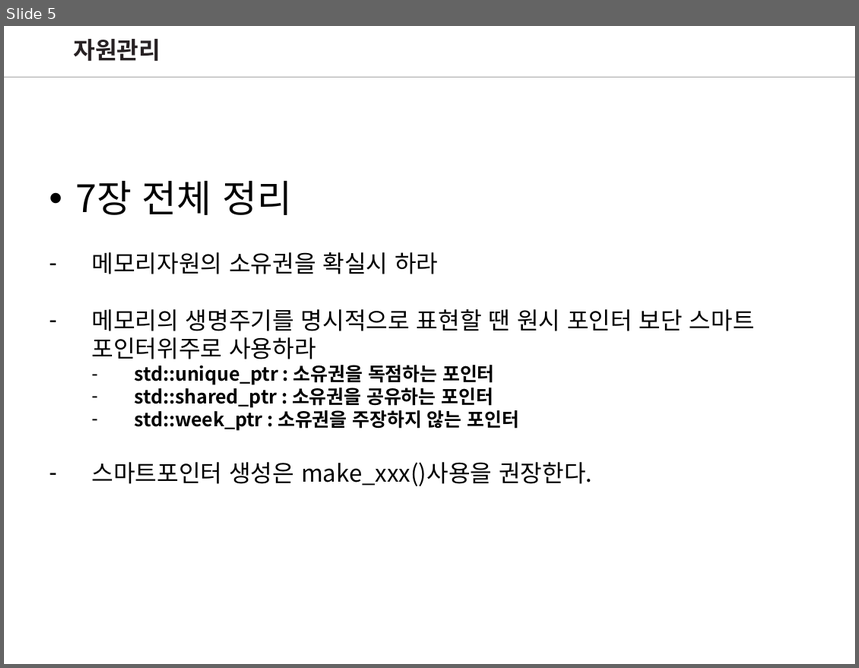
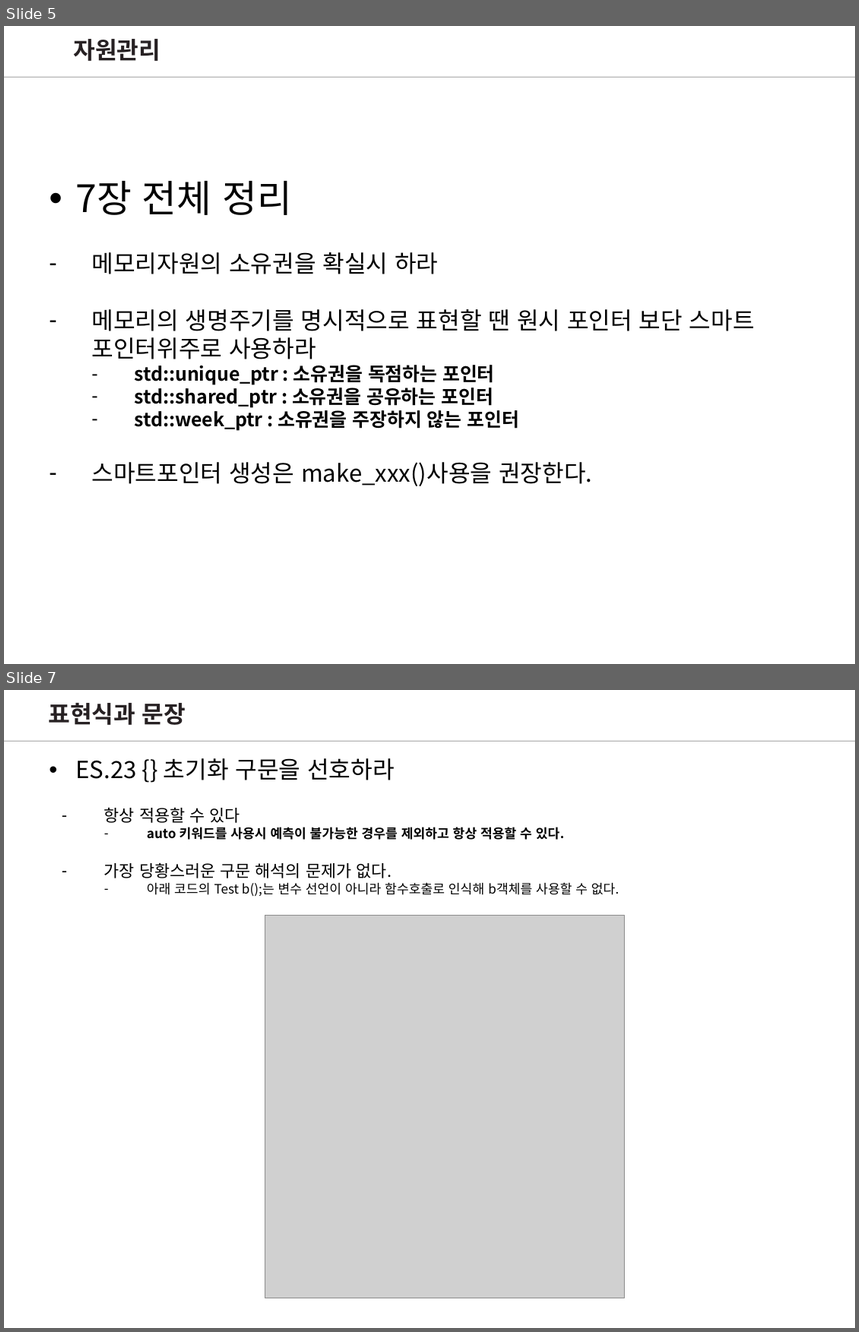
Before and after one commit to wjdgh2910a/CPP_Core_Guidelines_Study, a slide deck: CoreGuideLinesStudy_3.pptx. Shown one above the other, each under a label of ours: slide 5 before the commit, slides 5 and 7 after it; the slides between them are not shown. The pictures are 859x668 and 859x1332 pixels, drawn with LibreOffice and Linux fonts; fonts in the diff are those of the drawing; grey boxes stand for pictures. Boxes give left, top, right and bottom in pixels: in the first picture for what was removed or moved away, otherwise in the second. Text is boxed around its words. In the diff, an @@ line names an element or a change of style, - is before the commit and + after.

```diff
--- a/CoreGuideLinesStudy_3.pptx
+++ b/CoreGuideLinesStudy_3.pptx
@@ slide 7 added at bbox=[4, 690, 855, 1328], background #FFFFFF @@
@@ text added at bbox=[49, 703, 186, 725], 20 pt, text #272123, bold @@
+표현식과 문장
@@ line added from (855, 741) to (4, 741), #A6A6A6 0.75 pt @@
@@ line added from (855, 741) to (4, 741), #A6A6A6 0.75 pt @@
@@ text added at bbox=[75, 758, 395, 780], 20 pt, text #000000 @@
+• ES.23 {} 초기화 구문을 선호하라
@@ text added at bbox=[104, 807, 620, 896], 11 pt, text #000000 @@
+– 항상 적용할 수 있다
+  – auto 키워드를 사용시 예측이 불가능한 경우를 제외하고 항상 적용할 수 있다.
+– 가장 당황스러운 구문 해석의 문제가 없다.
+  – 아래 코드의 Test b();는 변수 선언이 아니라 함수호출로 인식해 b객체를 사용할 수 없다.
@@ picture added at bbox=[265, 916, 624, 1299] @@
```
Also in this commit, not shown: 3 other slides added.
